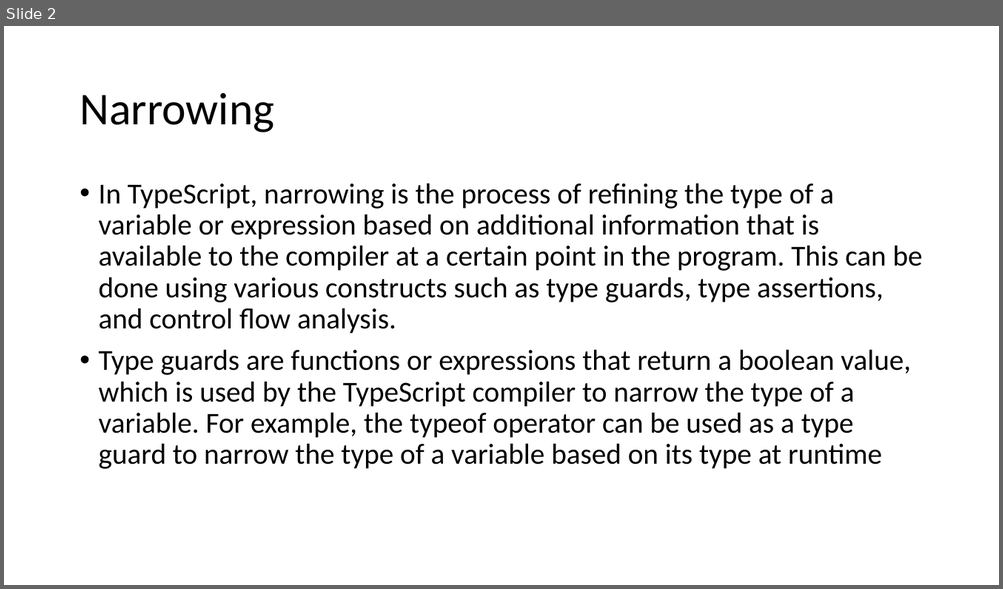
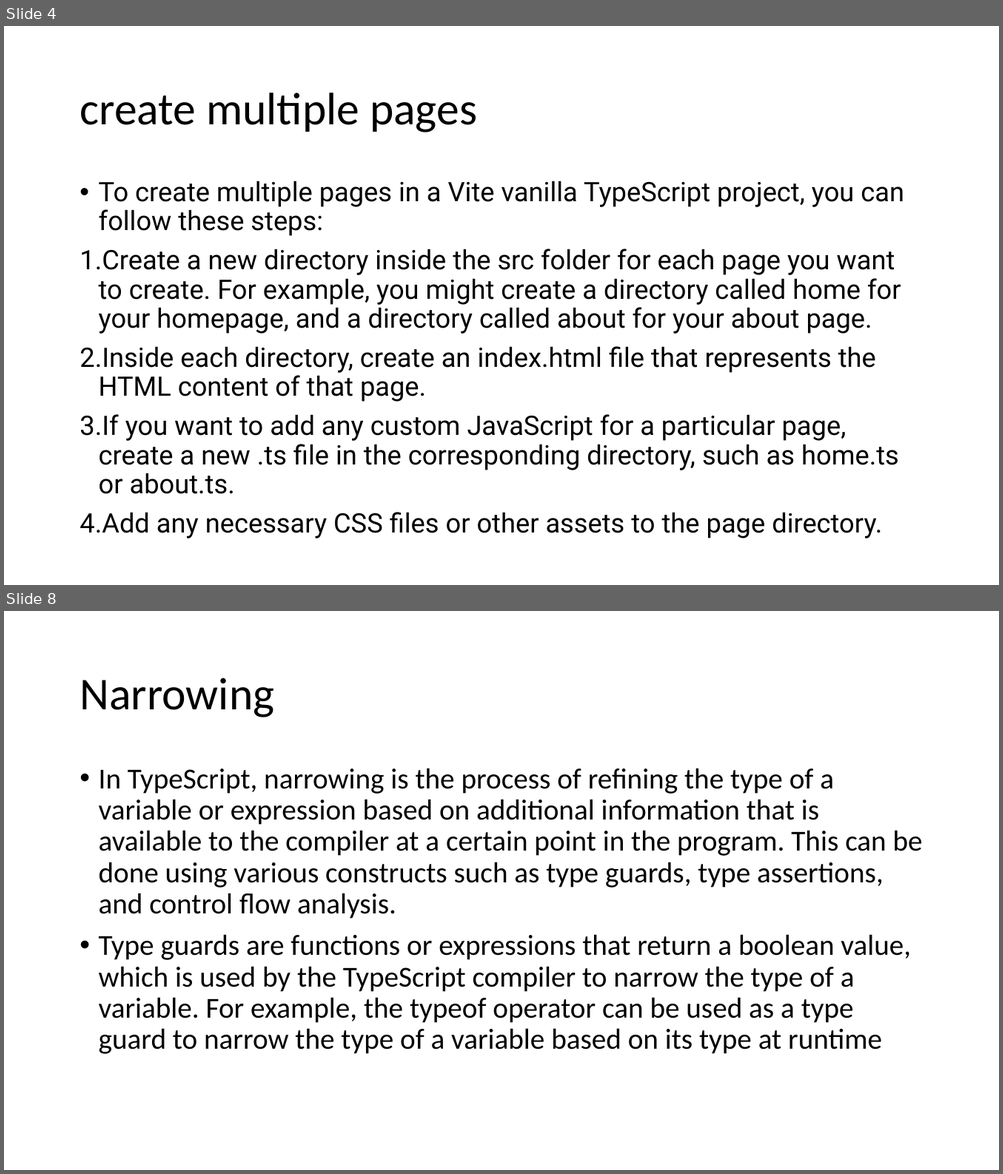
Before and after one commit to 1shaked/full-stack, a slide deck: 17ass/17ass.pptx. Shown one above the other, each under a label of ours: slide 2 before the commit, slides 4 and 8 after it; the slides between them are not shown. The pictures are 1003x589 and 1003x1174 pixels, drawn with LibreOffice and Linux fonts; fonts in the diff are those of the drawing. Boxes give left, top, right and bottom in pixels: in the first picture for what was removed or moved away, otherwise in the second. Text is boxed around its words. In the diff, an @@ line names an element or a change of style, - is before the commit and + after.

Commit message:
changes to the code example

```diff
--- a/17ass/17ass.pptx
+++ b/17ass/17ass.pptx
@@ slide 4 added at (x1=4, y1=26, x2=999, y2=585), background #FFFFFF @@
@@ title added at (x1=79, y1=93, x2=477, y2=133), 44 pt, text #000000 @@
+create multiple pages
@@ text added at (x1=79, y1=181, x2=904, y2=539), 25.9 pt, text #000000 @@
+• To create multiple pages in a Vite vanilla TypeScript project, you can follow these steps:
+1. Create a new directory inside the src folder for each page you want to create. For example, you might create a directory called home for your homepage, and a directory called about for your about page.
+2. Inside each directory, create an index.html file that represents the HTML content of that page.
+3. If you want to add any custom JavaScript for a particular page, create a new .ts file in the corresponding directory, such as home.ts or about.ts.
+4. Add any necessary CSS files or other assets to the page directory.
@@ what was slide 2 is now slide 8 @@
```
Also in this commit, not shown: 15 other slides added, 28 other files.
